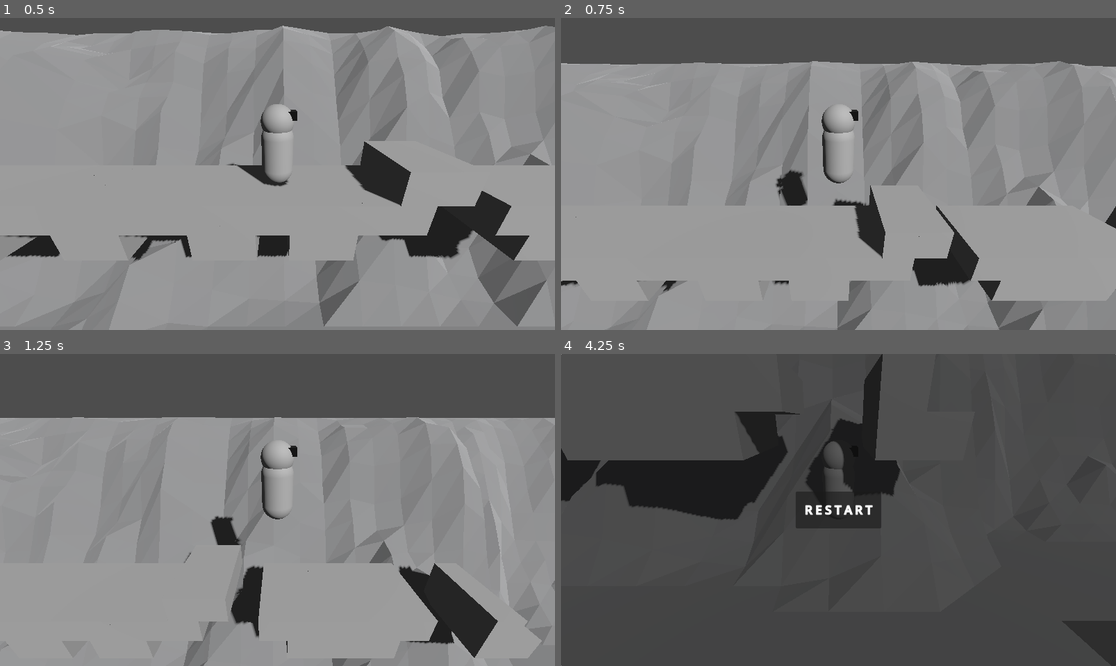
Above: before the commit, frames 1-4 (two rows, left to right).
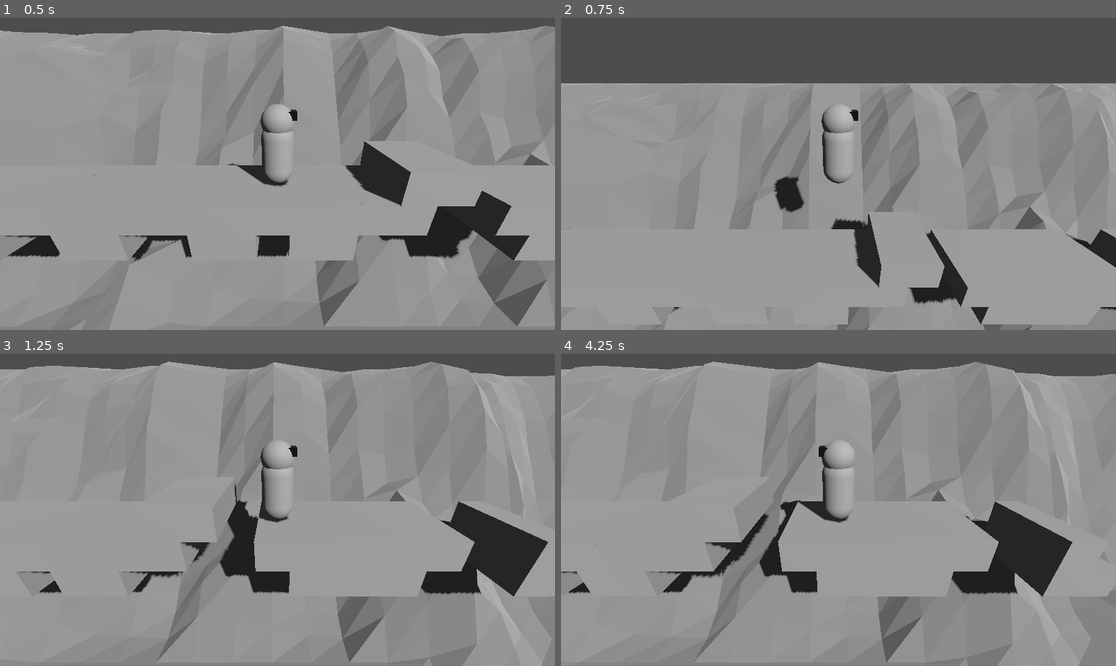
Above: after the commit, the same moments.

Repository: thewasmans/2025-dinojam
Game: Godot game, scene res://scenes/game.tscn
Two runs of this game, one before a commit and one after it. Both use one fixed random seed, a clock stepped at 60 frames per second and the inputs below.
Inputs:
- Up to frame 1 (0.5 s): no input
- Up to frame 2 (0.75 s): tap Enter at 0.5 s; hold D (forward) from 0.53 s (still down); tap Space (jump) at 0.6 s
- Up to frame 3 (1.25 s): keep holding D (forward); tap Space (jump) at 0.77, 1.07 s
- Up to frame 4 (4.25 s): release D (forward) at 1.28 s; hold A (backward) 1.28-2.03 s; tap Space (jump) at 1.35, 1.52, 1.82, 2.1, 2.85, 3.02, 3.32, 3.6, 3.77, 4.07 s; hold D (forward) 2.03-3.53 s; hold A (backward) from 3.53 s (still down)

Frame 1 is identical in both runs. In frame 2, 15% of the frame differs, in the area x 0-100%, y 13-100%; in frame 3, 30%; in frame 4, 94%, in the area x 0-100%, y 0-100%.

Commit message:
Set the correct direction for the mesh character

Diff:
--- a/contents/prefabs/player_character.tscn
+++ b/contents/prefabs/player_character.tscn
@@ -11,8 +11,10 @@
 
 [sub_resource type="BoxMesh" id="BoxMesh_eu4ru"]
 
-[node name="PlayerCharacter" type="CharacterBody3D"]
+[node name="PlayerCharacter" type="CharacterBody3D" node_paths=PackedStringArray("mesh")]
 script = ExtResource("1_eu4ru")
+jump_speed = 30.0
+mesh = NodePath("Model")
 
 [node name="CollisionShape3D" type="CollisionShape3D" parent="."]
 transform = Transform3D(1, 0, 0, 0, 1, 0, 0, 0, 1, 0, 1, 0)
--- a/scripts/player_character.gd
+++ b/scripts/player_character.gd
@@ -4,6 +4,7 @@
 @export var speed:float = 10
 @export var jump_speed:float = 20.0
 @export var jump_speed_decrease:float = .1
+@export var mesh:Node3D
 
 var _gravity:float = ProjectSettings.get_setting("physics/2d/default_gravity")
 
@@ -16,6 +17,9 @@
 
 	var direction:float = Input.get_axis("backward", "forward")
 	velocity.z = direction * speed
+
+	if direction != 0:
+		mesh.rotation = Vector3(0, PI/2 + -direction * PI/2,0)
 	position.x = 0
 
 func _physics_process(delta:float)->void:
